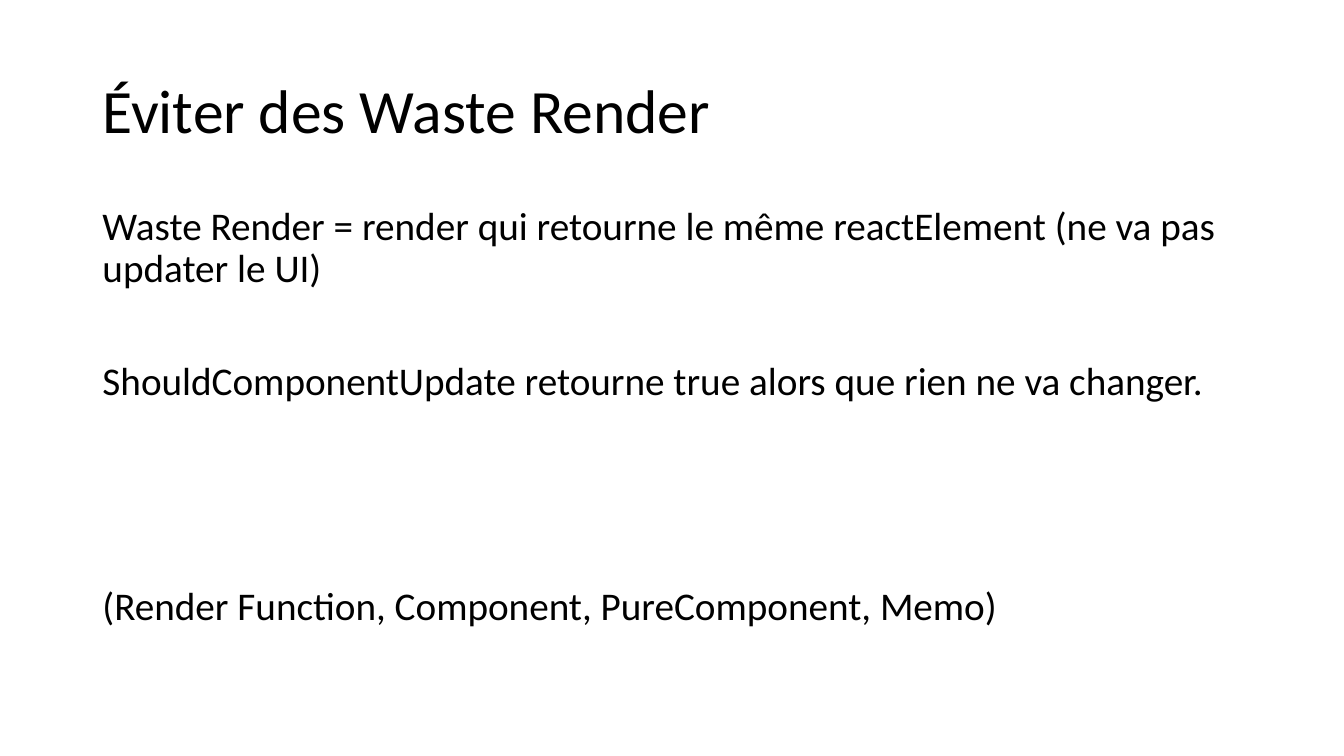
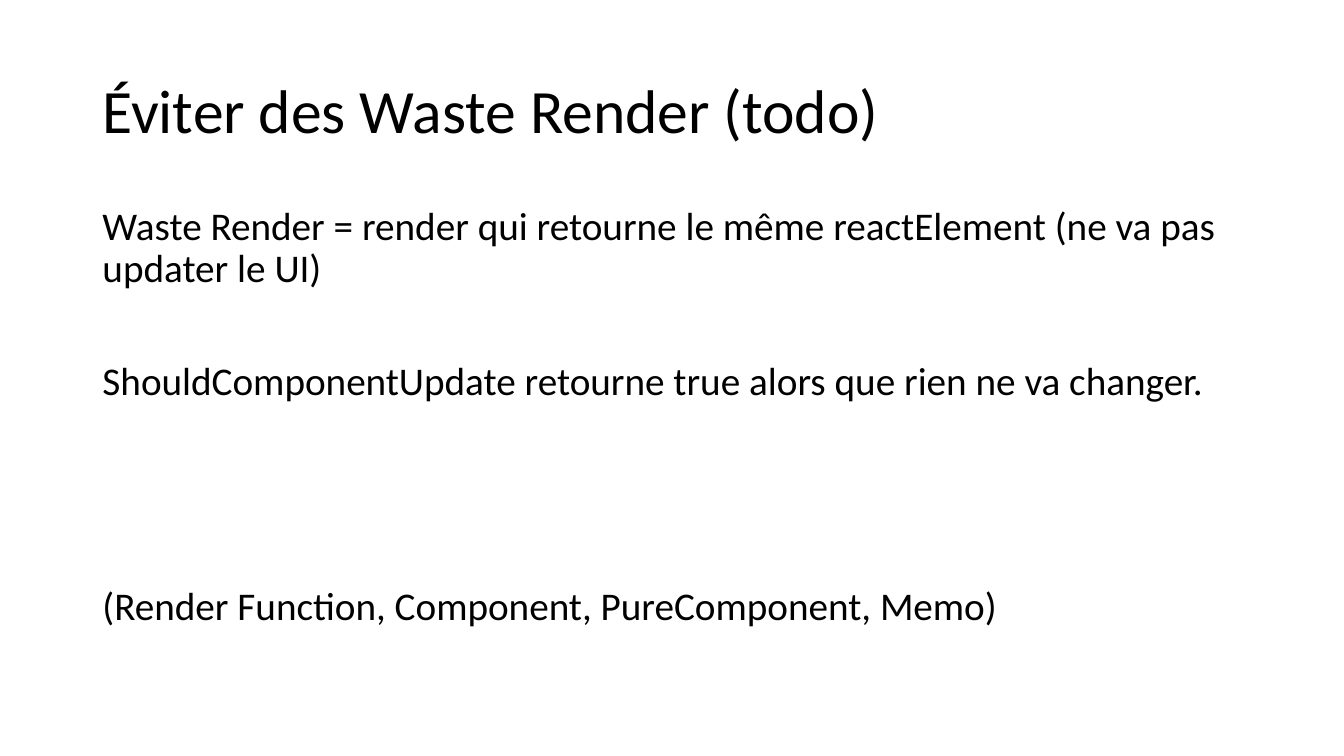
Before and after one commit to samuelgaudreau/formation-front-end-3, a slide deck: slide 20 of part-2/React-Perfo.pptx. Drawn at 1344x756 pixels with LibreOffice and Linux fonts; fonts in the diff are those of the drawing. Boxes give left, top, right and bottom in pixels: in the first picture for what was removed or moved away, otherwise in the second. Text is boxed around its words. In the diff, an @@ line names an element or a change of style, - is before the commit and + after.

```diff
--- a/part-2/React-Perfo.pptx
+++ b/part-2/React-Perfo.pptx
@@ title at [102, 82, 879, 142]: text changed @@
-Éviter des Waste Render
+Éviter des Waste Render (todo)
```
Also in this commit, not shown: 3 other slides changed.
